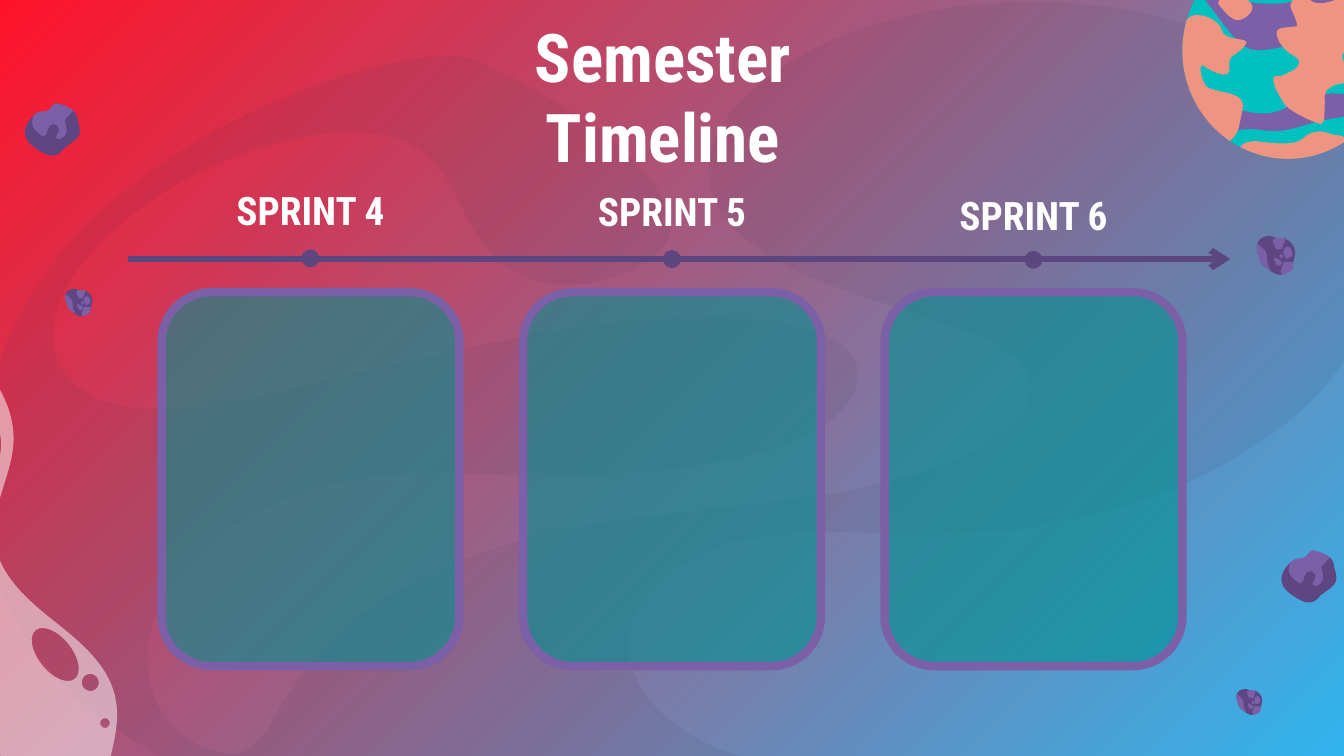
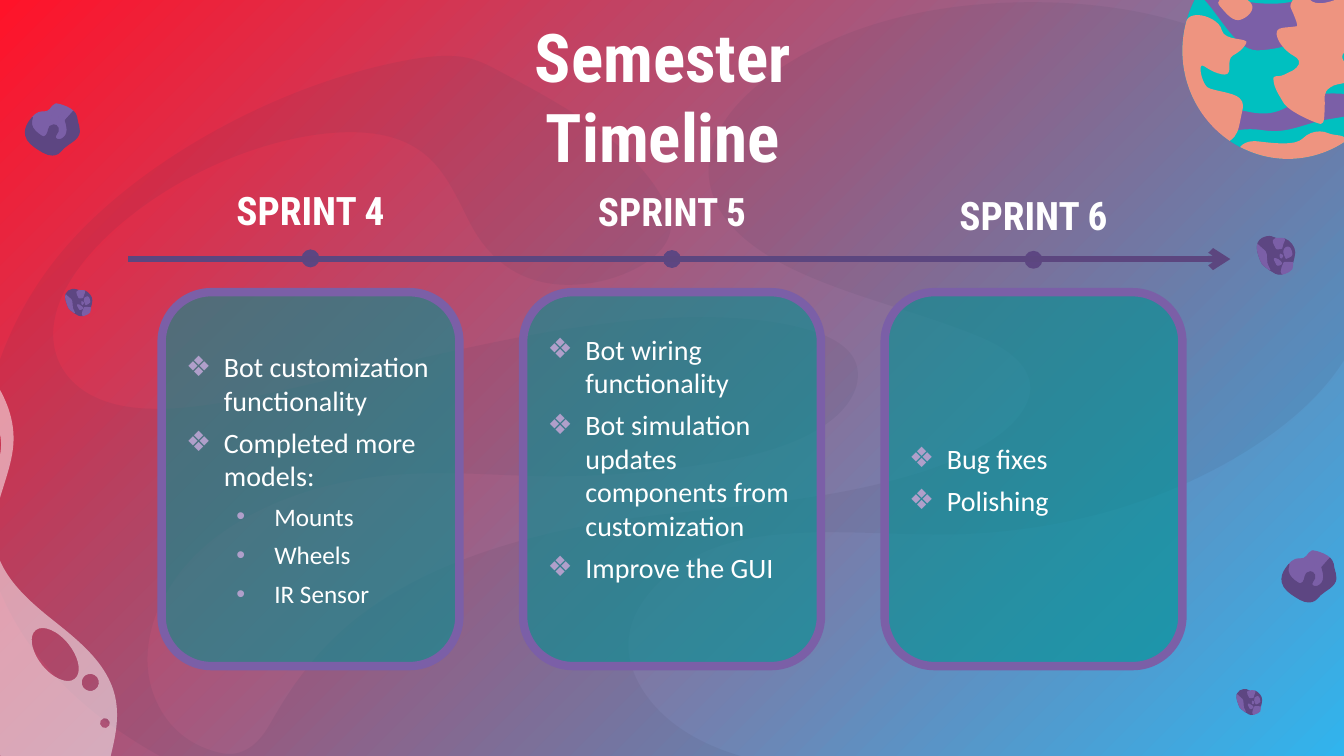
Before and after one commit to DanielKhali1/EGR101-Sim, a slide deck: slide 14 of Documentation/sprintdemo4.pptx (slide 12 before the commit). Drawn at 1344x756 pixels with LibreOffice and Linux fonts; fonts in the diff are those of the drawing; background and template pictures are left out. Boxes give left, top, right and bottom in pixels: in the first picture for what was removed or moved away, otherwise in the second. Text is boxed around its words. In the diff, an @@ line names an element or a change of style, - is before the commit and + after.

```diff
--- a/Documentation/sprintdemo4.pptx
+++ b/Documentation/sprintdemo4.pptx
@@ text in rounded rectangle at (x1=224, y1=357, x2=429, y2=603): text added @@
+❖ Bot customization functionality
+❖ Completed more models:
+  • Mounts
+  • Wheels
+  • IR Sensor
@@ text in rounded rectangle at (x1=585, y1=340, x2=789, y2=583): text added @@
+❖ Bot wiring functionality
+❖ Bot simulation updates components from customization
+❖ Improve the GUI
@@ text in rounded rectangle at (x1=947, y1=449, x2=1049, y2=516): text added @@
+❖ Bug fixes
+❖ Polishing
```
Also in this commit, not shown: 5 other slides changed, 3 slides added, 1 slide removed.
